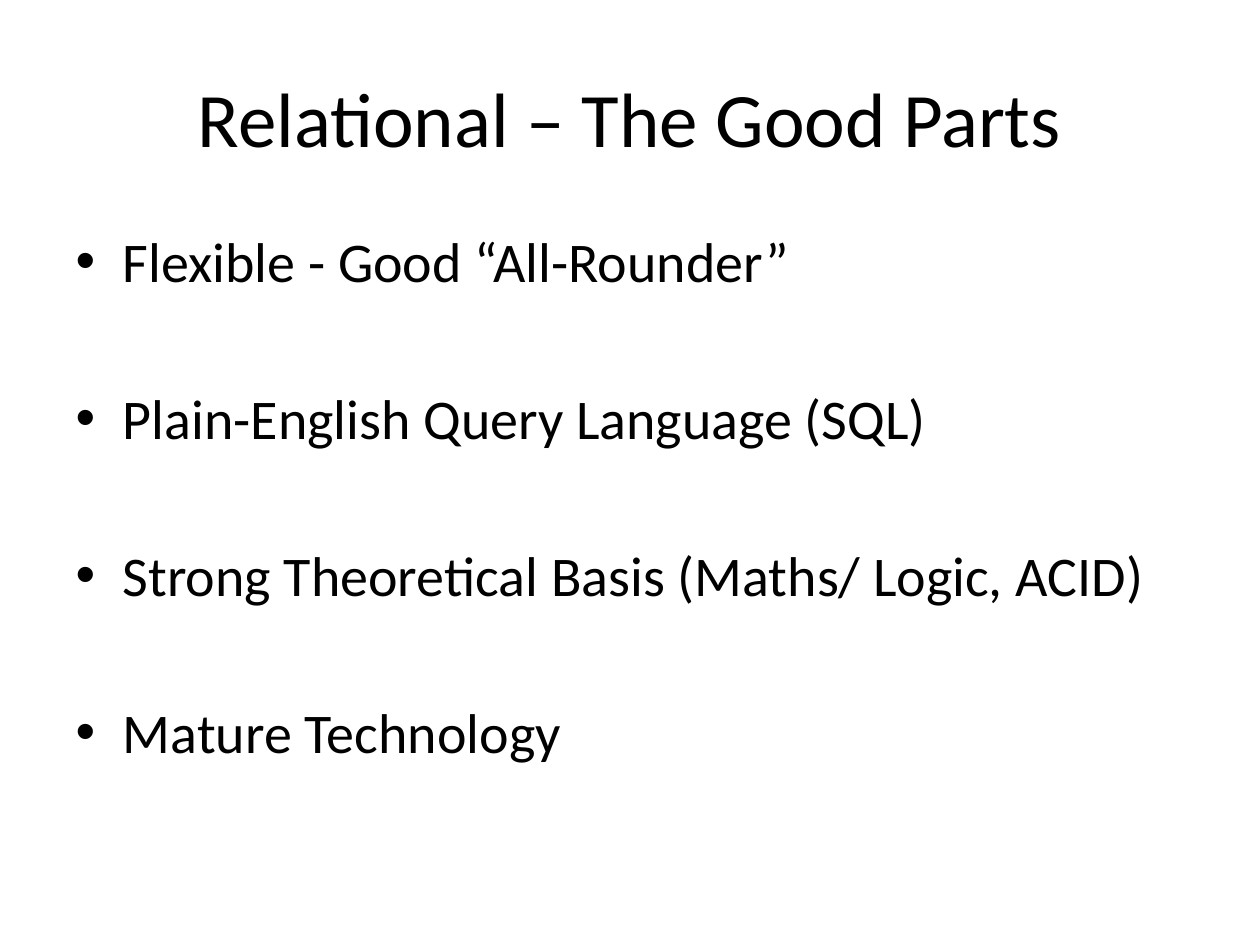
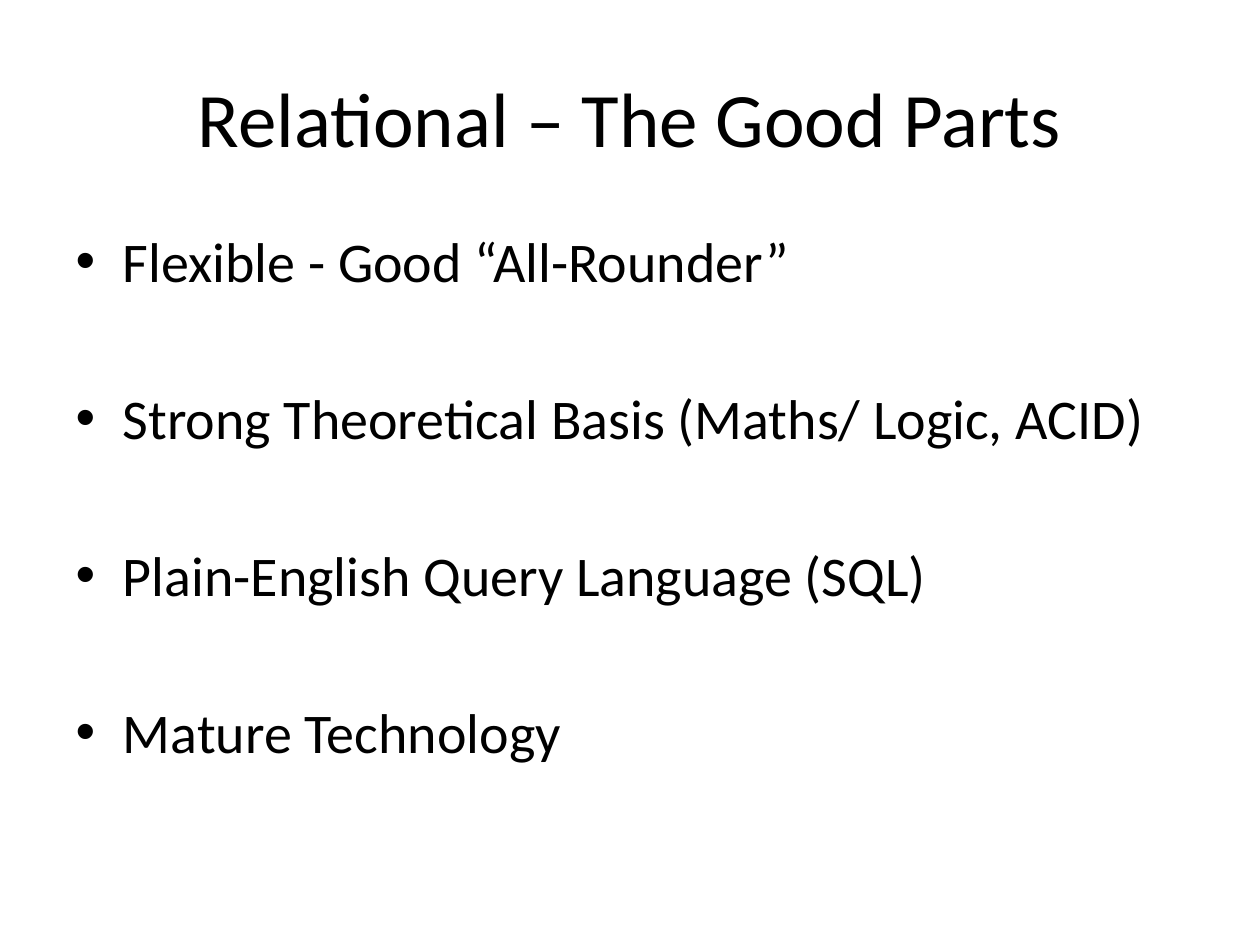
Before and after one commit to alexdgarland/database-demos, a slide deck: slide 5 of Slides/Not Only SQL - Picking A Database for DotNET.pptx (slide 6 before the commit). Drawn at 1260x945 pixels with LibreOffice and Linux fonts; fonts in the diff are those of the drawing. Boxes give left, top, right and bottom in pixels: in the first picture for what was removed or moved away, otherwise in the second. Text is boxed around its words. In the diff, an @@ line names an element or a change of style, - is before the commit and + after.

```diff
--- a/Slides/Not Only SQL - Picking A Database for DotNET.pptx
+++ b/Slides/Not Only SQL - Picking A Database for DotNET.pptx
@@ text at [123,398,1143,449]: paragraph added @@
+• Strong Theoretical Basis (Maths/ Logic, ACID)
@@ text at [123,555,1143,606]: paragraph removed @@
-• Strong Theoretical Basis (Maths/ Logic, ACID)
```
Also in this commit, not shown: 9 other slides changed, 2 slides added, 14 slides removed, 3 other files.
